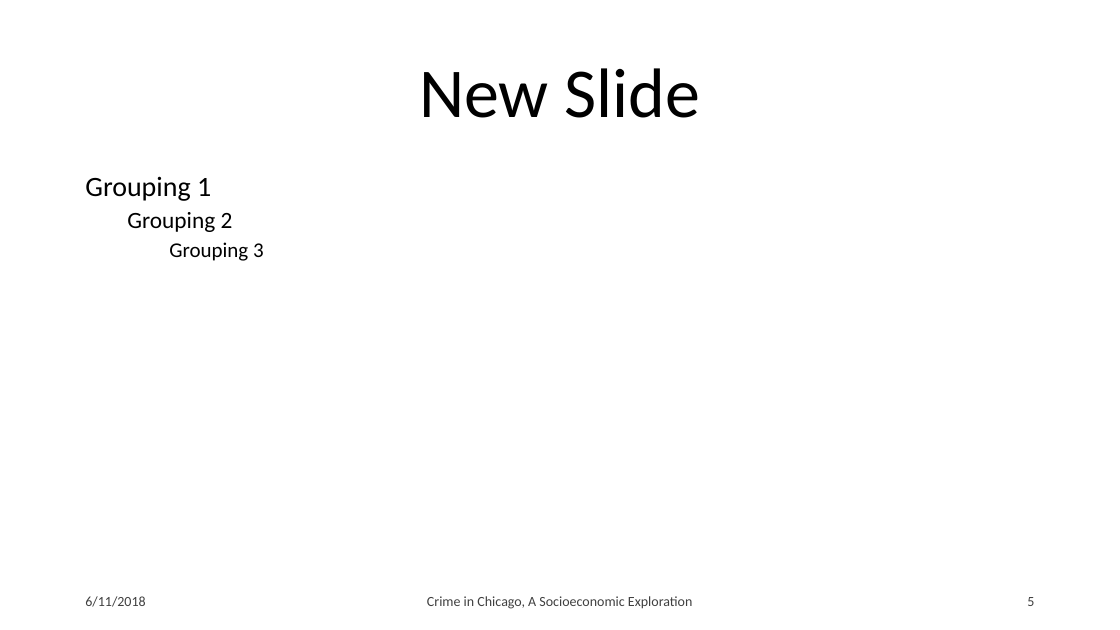
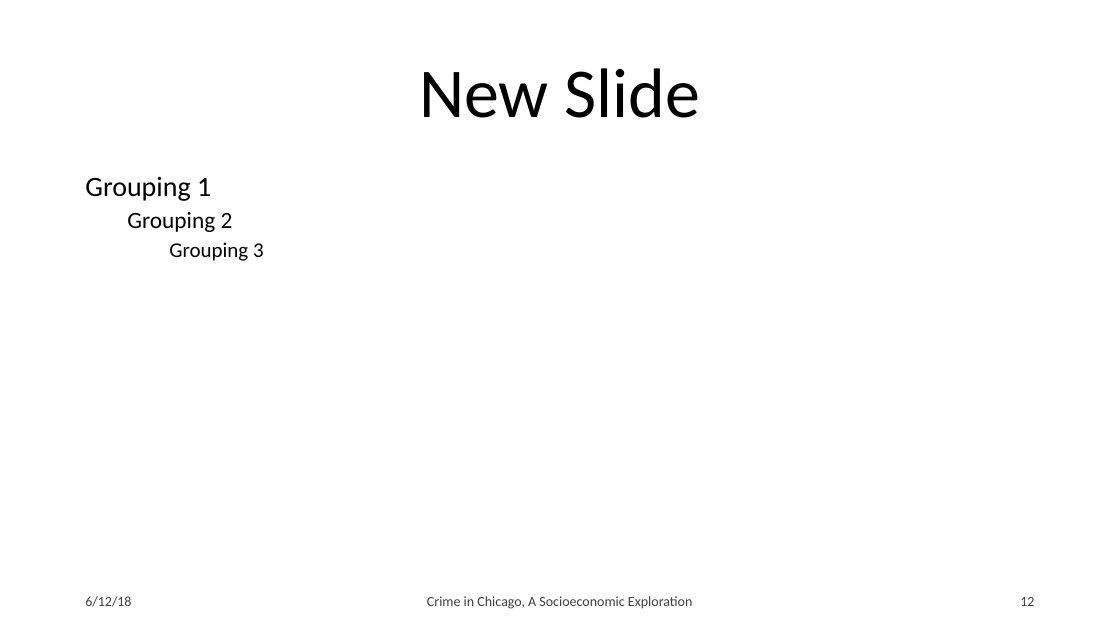
Before and after one commit to nhebert/Project, a slide deck: slide 12 of Crime in Chicago, A Socioeconomic Exploration.pptx (slide 5 before the commit). Drawn at 1120x630 pixels with LibreOffice and Linux fonts; fonts in the diff are those of the drawing; background and template pictures are left out. Boxes give left, top, right and bottom in pixels: in the first picture for what was removed or moved away, otherwise in the second. Text is boxed around its words. In the diff, an @@ line names an element or a change of style, - is before the commit and + after.

```diff
--- a/Crime in Chicago, A Socioeconomic Exploration.pptx
+++ b/Crime in Chicago, A Socioeconomic Exploration.pptx
@@ text at box(85, 596, 131, 607): text changed @@
-6/11/2018
+6/12/18
@@ page number at box(1020, 597, 1034, 606): text changed @@
-5
+12
```
Also in this commit, not shown: 3 other slides changed, 7 slides added, 8 other files.
